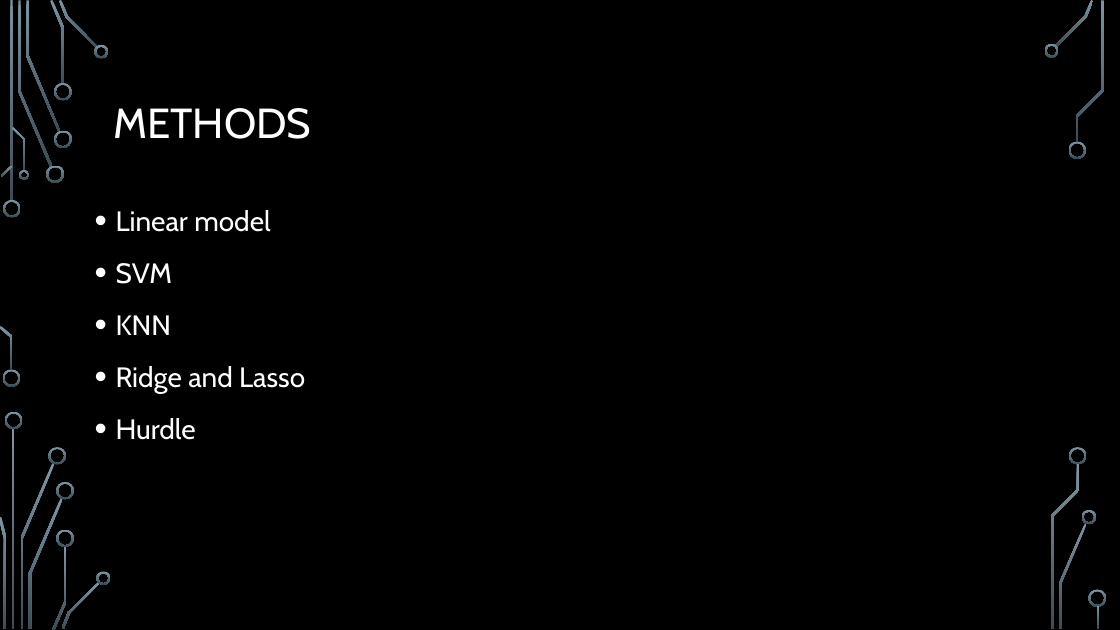
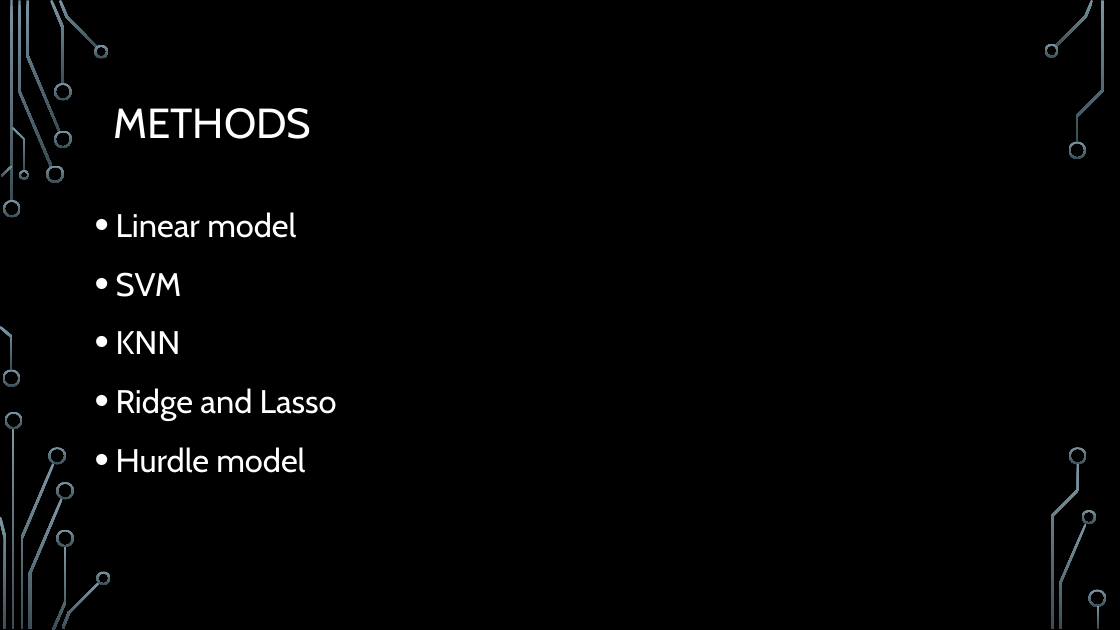
Before and after one commit to bugraefendi/ML-Grades, a slide deck: slide 10 of UpdateMachine Learning I Short Project.pptx. Drawn at 1120x630 pixels with LibreOffice and Linux fonts; fonts in the diff are those of the drawing; background and template pictures are left out. Boxes give left, top, right and bottom in pixels: in the first picture for what was removed or moved away, otherwise in the second. Text is boxed around its words. In the diff, an @@ line names an element or a change of style, - is before the commit and + after.

```diff
--- a/UpdateMachine Learning I Short Project.pptx
+++ b/UpdateMachine Learning I Short Project.pptx
@@ text at [116, 212, 337, 421]: size 24 to 28 pt in "Linear model", "SVM", "KNN", "Ridge and Lasso" @@
@@ text at [116, 447, 305, 473]: text changed; size 24 to 28 pt @@
-• Hurdle
+• Hurdle model
```
Also in this commit, not shown: 8 other slides changed, 6 slides added, 5 slides removed, 1 other file.
